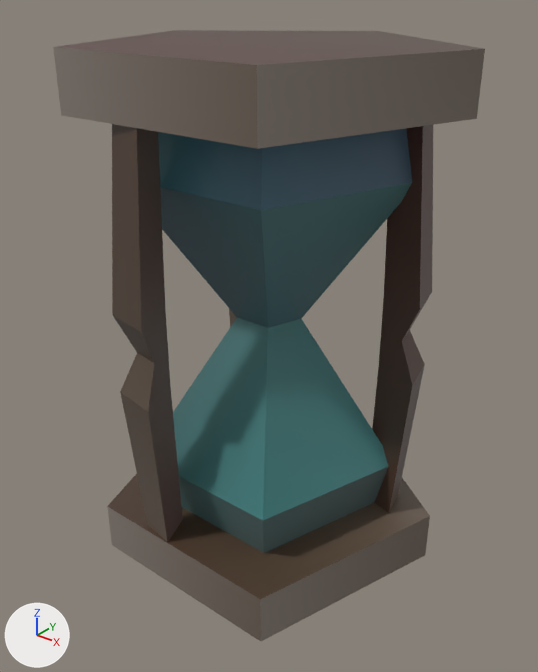
Before and after pictures for a commit that changed the FBX model Models/Hourglass.fbx.
Both versions are drawn from a 50 mm camera at (0.547, -0.685, 0.719) aimed at (0.001, -0.003, 0.296). Lighting does not change. The marker at lower left points along +X, +Y and +Z. Where no turn or scale is listed for an object, it has been applied to the vertices.

The first picture shows 'Hourglass'.
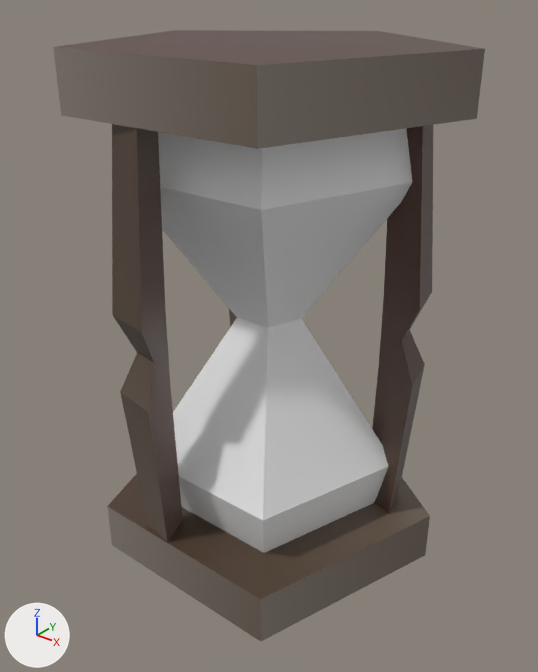
Patch to the scene script:
```diff
--- a/Models/Hourglass.fbx.py
+++ b/Models/Hourglass.fbx.py
@@ mat_material_006 @@
+mat_material_006 = principled_material('Material.006')
+mat_material_006.base_color = (0.8, 0.8, 0.8)  # white #e7e7e7
@@ me_cylinder_008 @@
 me_cylinder_008.from_pydata(...)  # 90 vertices, 78 faces; spans x -0.218..0.218, y -0.202..0.229, z -0.002..0.652
 # used by ob_hourglass; location = (0.0, 0.0, 0.0)
+# me_cylinder_008 part 1: 22 of the faces centred in x -0.125..0.125, y -0.131..0.106, z 0.054..0.599 switch from mat_material (picture img_palette_tga) to mat_material_006 (white #e7e7e7)
```

Pixel boxes [x1, y1, x2, y2] of what changed, in the pictures (538 x 672 px):
part 1 of me_cylinder_008, recoloured (cyan to grey): [158, 128, 412, 553] in both
